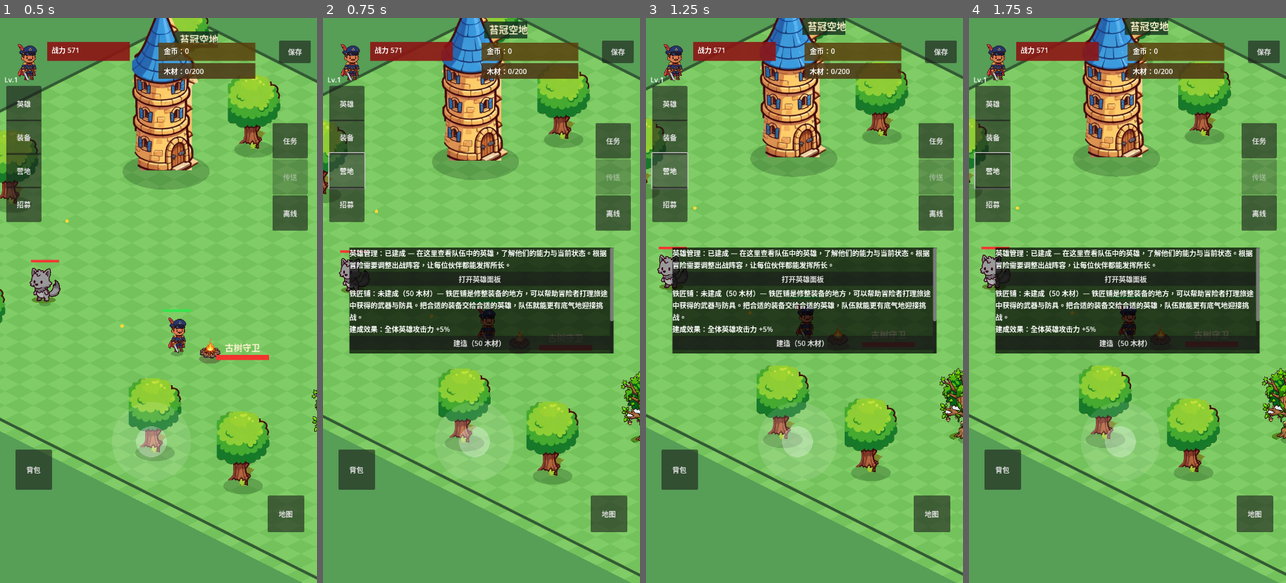
Above: before the commit, frames 1-4 (left to right).
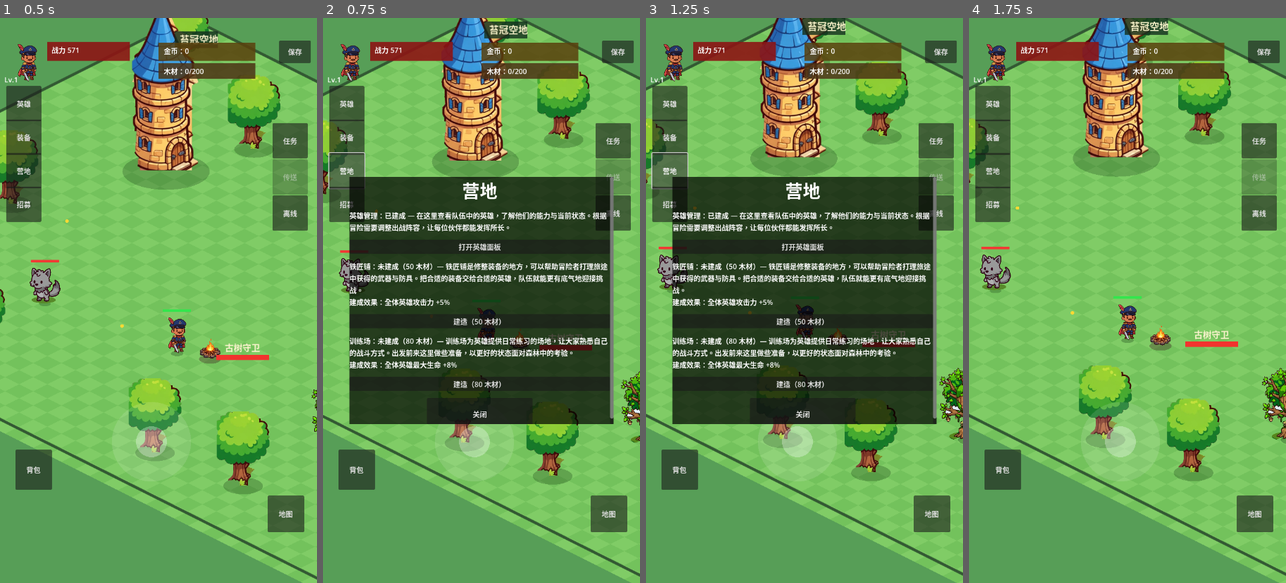
Above: after the commit, the same moments.

Repository: oneyi53/game
Game: Godot game, scene res://scenes/main.tscn
Two runs of this game, one before a commit and one after it. Both use one fixed random seed, a clock stepped at 60 frames per second and the inputs below.
Inputs (mouse positions are in pixels of both pictures, inside the frame that each line leads up to):
- Up to frame 1 (0.5 s): no input
- Up to frame 2 (0.75 s): click "营地" at 0.5 s
- Up to frame 3 (1.25 s): no input
- Up to frame 4 (1.75 s): click (1124, 413) at 1.25 s, where only the run after the commit has a clickable "关闭"

Frame 1 is identical in both runs. In frame 2, 26% of the frame differs, in the area x 8-92%, y 28-72%; in frame 3, 26%; in frame 4, 16%.

Commit message:
v11: camp panel self-designed spec (600x560 centered modal, title, close button)

Diff:
--- a/scenes/main.tscn
+++ b/scenes/main.tscn
@@ -365,13 +365,13 @@
 script = ExtResource("8_camp")
 visible = false
 offset_left = 60.0
-offset_top = 520.0
+offset_top = 360.0
 offset_right = 660.0
-offset_bottom = 760.0
+offset_bottom = 920.0
 
 [node name="PanelBackground" type="ColorRect" parent="UI/CampPanel"]
 offset_right = 600.0
-offset_bottom = 240.0
+offset_bottom = 560.0
 color = Color(0, 0, 0, 0.7)
 
 [node name="PanelLabel" type="RichTextLabel" parent="UI/CampPanel"]
--- a/scripts/core/main.gd
+++ b/scripts/core/main.gd
@@ -292,6 +292,7 @@
     camp_panel.set_manager(camp_manager)
     camp_panel.build_requested.connect(_on_camp_build)
     camp_panel.hero_panel_requested.connect(_on_camp_hero_panel_pressed)
+    camp_panel.close_requested.connect(func() -> void: camp_panel.visible = false)
     camp_panel.visible = false
     _refresh_quest_label()
     hero_panel.set_heroes(heroes)
--- a/scripts/ui/camp_panel.gd
+++ b/scripts/ui/camp_panel.gd
@@ -12,6 +12,7 @@
 
 signal build_requested(building_id)
 signal hero_panel_requested
+signal close_requested
 
 @onready var panel_label: RichTextLabel = $PanelLabel
 
@@ -38,6 +39,7 @@
     add_child(scroll)
     list_box = VBoxContainer.new()
     list_box.size_flags_horizontal = Control.SIZE_EXPAND_FILL
+    list_box.add_theme_constant_override("separation", 16)
     scroll.add_child(list_box)
 
 func rebuild() -> void:
@@ -46,6 +48,7 @@
     for child in list_box.get_children():
         list_box.remove_child(child)
         child.queue_free()
+    _add_title("营地")
     for building_id in manager.building_order:
         var entry = manager.building(building_id)
         if entry == null:
@@ -72,6 +75,22 @@
             button.text = "建造（" + str(int(entry["cost_wood"])) + " 木材）"
             button.pressed.connect(_on_build_button_pressed.bind(building_id))
         list_box.add_child(button)
+    _add_close_button()
+
+func _add_title(text: String) -> void:
+    var title := Label.new()
+    title.text = text
+    title.horizontal_alignment = HORIZONTAL_ALIGNMENT_CENTER
+    title.add_theme_font_size_override("font_size", 40)
+    list_box.add_child(title)
+
+func _add_close_button() -> void:
+    var button := Button.new()
+    button.text = "关闭"
+    button.custom_minimum_size = Vector2(240, 72)
+    button.size_flags_horizontal = Control.SIZE_SHRINK_CENTER
+    button.pressed.connect(func() -> void: close_requested.emit())
+    list_box.add_child(button)
 
 func _on_build_button_pressed(building_id: String) -> void:
     build_requested.emit(building_id)
